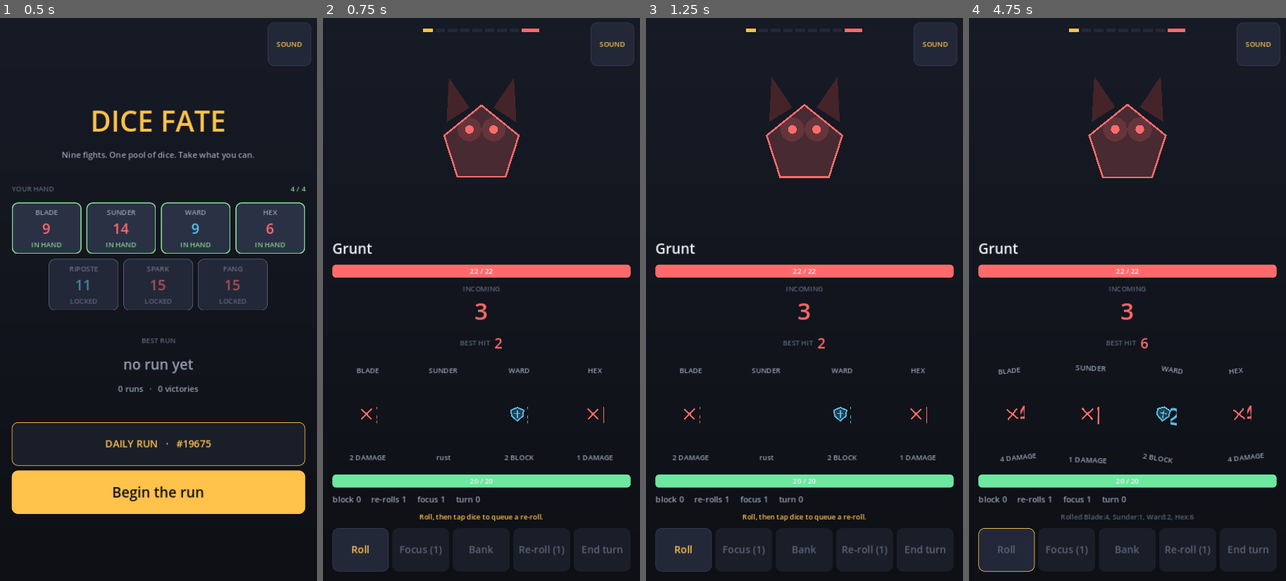
Above: before the commit, frames 1-4 (left to right).
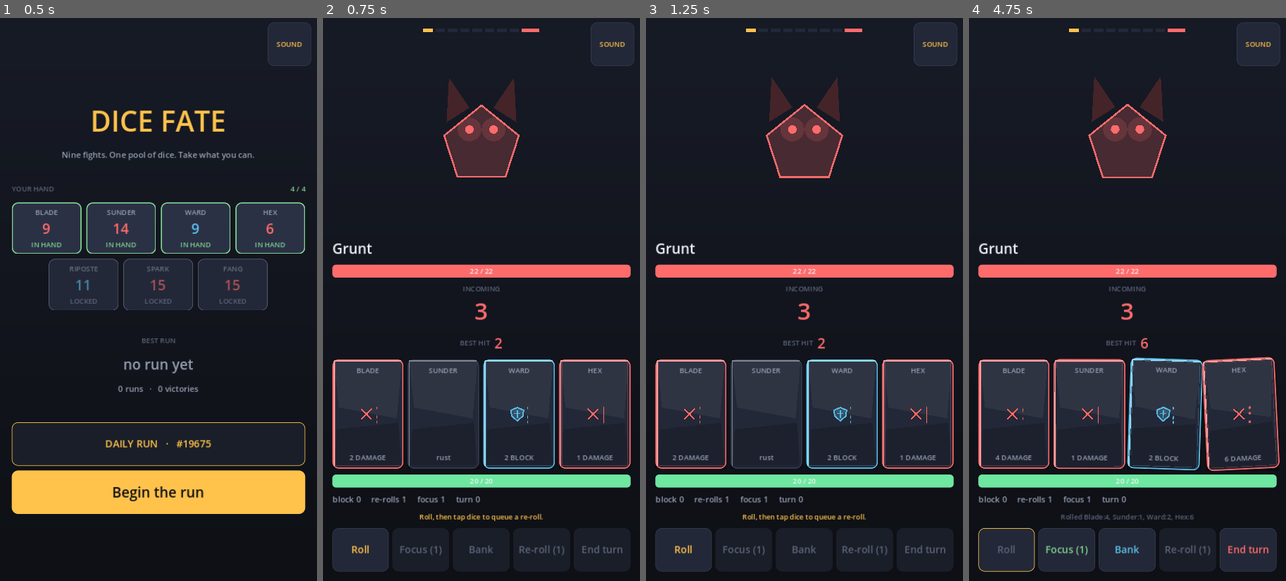
Above: after the commit, the same moments.

Repository: locionic/make-games
Game: Godot game, scene res://main.tscn
Same seed, same stepped clock (60 frames per second), same inputs: the game is played once before the commit and once after it.
Inputs (mouse positions are in pixels of both pictures, inside the frame that each line leads up to):
- Up to frame 1 (0.5 s): no input
- Up to frame 2 (0.75 s): click "Begin the run" at 0.5 s
- Up to frame 3 (1.25 s): no input
- Up to frame 4 (4.75 s): click (1013, 412) at 1.27 s; click (1089, 412) at 2.02 s; click (1165, 412) at 2.77 s; click (1241, 412) at 3.52 s; click "Roll" at 4.25 s

Frame 1 is identical in both runs. In frame 2, 11% of the frame differs, in the area x 2-98%, y 60-81%; in frame 3, 11%; in frame 4, 13%, in the area x 2-98%, y 60-99%.
Error before the commit: Invalid call. Nonexistent function 'parallel' in base 'PropertyTweener'. (res://fight.gd:758)

Commit message:
feat: improve fight/shot mechanics and add test gate

Diff:
--- a/fight.gd
+++ b/fight.gd
@@ -755,8 +755,8 @@
 			c.scale = Vector2(0.84, 0.84))
 		tw.tween_property(c, "scale", Vector2.ONE, 0.2)\
 			.set_trans(Tween.TRANS_BACK).set_ease(Tween.EASE_OUT)
-		tw.tween_property(c, "rotation", 0.0, 0.2)\
-			.parallel().set_trans(Tween.TRANS_SINE)
+		tw.parallel().tween_property(c, "rotation", 0.0, 0.2)\
+			.set_trans(Tween.TRANS_SINE)
 	busy = false
 	_refresh()
 
@@ -1096,7 +1096,7 @@
 	var tag := enc.enemy.behavior_name()
 	if enc.enemy.armor > 0:
 		tag = ("%s   " % tag) if not tag.is_empty() else ""
-		tag += "armour %d" % enc.enemy.armor
+		tag += "Armour %d" % enc.enemy.armor
 	# Exposed is the one tag that is not a fact about the enemy but a window the
 	# player has to spend, so it goes in gold -- the colour everything else uses
 	# for "this is live, act on it" -- instead of sharing the muted grey that a
@@ -1104,7 +1104,7 @@
 	# costs the whole card.
 	if enc.enemy.exposed > 0:
 		tag = ("%s   " % tag) if not tag.is_empty() else ""
-		tag += "exposed"
+		tag += "Exposed"
 	# Sentence case, not `String.capitalize()`. capitalize() is title case in
 	# Godot 4 -- it uppercases the first letter of *every* word and lowercases
 	# the rest -- so the names in `Dice.Enemy.behavior_name()`, which are
@@ -1426,13 +1426,13 @@
 	# would put it.
 	var shadow := Rect2(Vector2.ZERO, s).grow(2.0)
 	shadow.position += Vector2(0, 5)
-	draw_style_box(T.flat(Color(0, 0, 0, 0.36), Color(0, 0, 0, 0), 0, T.RADIUS), shadow)
-	draw_style_box(T.flat(fill, jewel, 2, T.RADIUS), Rect2(Vector2.ZERO, s))
+	cards[i].draw_style_box(T.flat(Color(0, 0, 0, 0.36), Color(0, 0, 0, 0), 0, T.RADIUS), shadow)
+	cards[i].draw_style_box(T.flat(fill, jewel, 2, T.RADIUS), Rect2(Vector2.ZERO, s))
 	# Two facets are the whole of the bevel.
-	draw_colored_polygon(PackedVector2Array([
+	cards[i].draw_colored_polygon(PackedVector2Array([
 		Vector2(3, 3), Vector2(s.x - 3, 3), Vector2(s.x - 11, s.y * 0.54),
 		Vector2(11, s.y * 0.44)]), Color(1, 1, 1, 0.055))
-	draw_colored_polygon(PackedVector2Array([
+	cards[i].draw_colored_polygon(PackedVector2Array([
 		Vector2(7, s.y * 0.64), Vector2(s.x - 9, s.y * 0.58),
 		Vector2(s.x - 3, s.y - 3), Vector2(3, s.y - 3)]), Color(0, 0, 0, 0.17))
 	# The gem inset: a hairline just *inside* the rim, in the face's own colour.
@@ -1440,9 +1440,9 @@
 	# set stone rather than an outline precisely because it is not on the edge.
 	# The palette is already the plan's -- crimson/sapphire/amethyst/amber are
 	# theme.gd's DMG, BLOCK, REROLL and GOLD, so no colour was invented here.
-	draw_rect(Rect2(Vector2(5, 5), s - Vector2(10, 10)),
+	cards[i].draw_rect(Rect2(Vector2(5, 5), s - Vector2(10, 10)),
 		Color(jewel.r, jewel.g, jewel.b, 0.30), false, 1.0)
 	# The glint: the chamfer catching light along the two lit edges.
 	var lit := jewel.lightened(0.38)
-	draw_line(Vector2(3, s.y - 4), Vector2(3, 3), lit, 2.0)
-	draw_line(Vector2(3, 3), Vector2(s.x - 4, 3), lit, 2.0)
+	cards[i].draw_line(Vector2(3, s.y - 4), Vector2(3, 3), lit, 2.0)
+	cards[i].draw_line(Vector2(3, 3), Vector2(s.x - 4, 3), lit, 2.0)
--- a/shot.gd
+++ b/shot.gd
@@ -651,7 +651,7 @@
 	# measuring a slowed frame.
 	var pre_size: Vector2 = plated.shake_root.size
 	var pre_pos: Vector2 = plated.shake_root.position
-	var moved := 0.0
+	var moved := pre_pos.length()
 	Engine.time_scale = 0.02
 	for _i in 3:
 		await process_frame
Binary file changed: play/screenshots-spare/01-title-first-launch.png
Binary file changed: play/screenshots-spare/09-fight-impact.png
Binary file changed: play/screenshots/01-title-pick-your-hand.png
Binary file changed: play/screenshots/02-fight-daily.png
Binary file changed: play/screenshots/03-fight-roll-reroll.png
Binary file changed: play/screenshots/04-fight-six-dice.png
Binary file changed: play/screenshots/05-reward-pick-one.png
Binary file changed: play/screenshots/06-run-over.png
Binary file changed: play/screenshots/07-share-result.png
Binary file changed: play/screenshots/08-fight-armoured.png
Not shown, added: run_tests.sh
